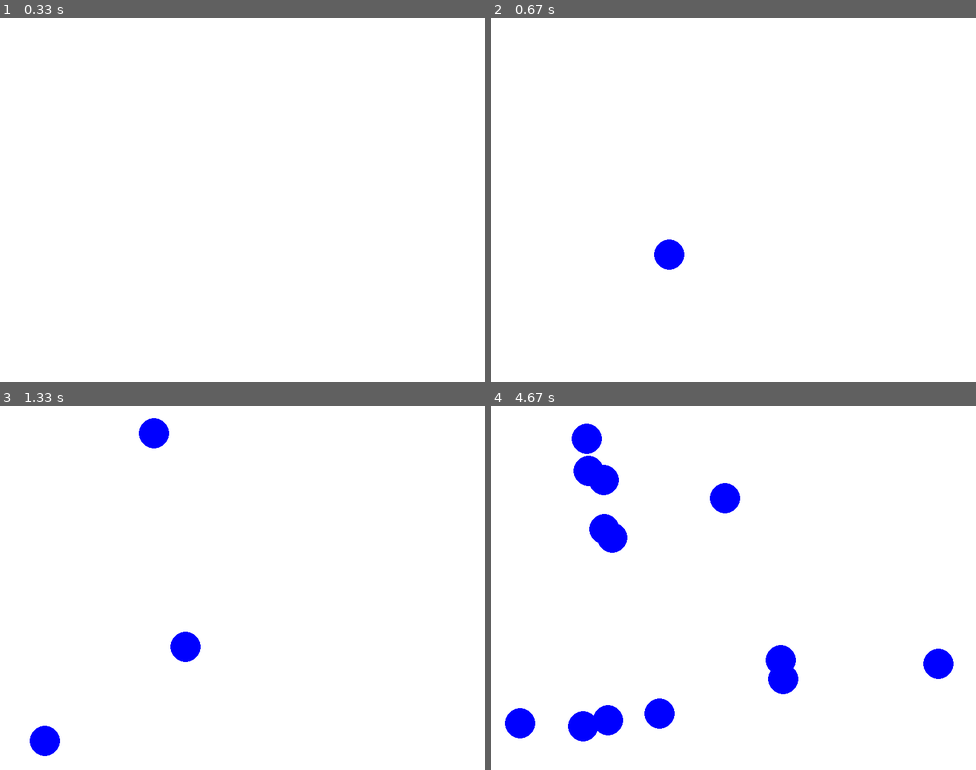
Above: before the commit, frames 1-4 (two rows, left to right).
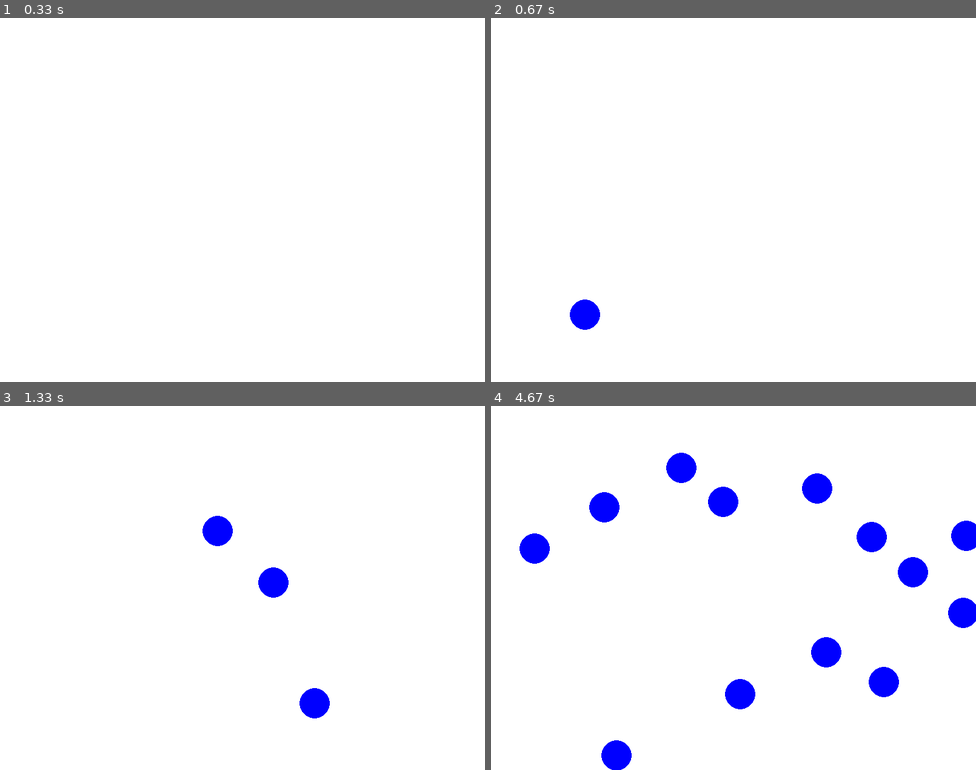
Above: after the commit, the same moments.

Repository: Lurtus/Ball_game_pygame
Game: pygame game, started from BallGame4.py
Same seed, same stepped clock (60 frames per second), same inputs: the game is played once before the commit and once after it.
Inputs (mouse positions are in pixels of both pictures, inside the frame that each line leads up to):
- Up to frame 1 (0.33 s): no input
- Up to frame 2 (0.67 s): click (714, 214) at 0.38 s
- Up to frame 3 (1.33 s): click (92, 533) at 0.72 s; click (116, 453) at 1.05 s
- Up to frame 4 (4.67 s): click (738, 624) at 1.38 s; click (665, 511) at 1.72 s; click (908, 558) at 2.05 s; click (903, 660) at 2.38 s; click (840, 500) at 2.75 s; click (908, 671) at 3.22 s; click (626, 522) at 3.55 s; click (685, 573) at 3.88 s; click (641, 500) at 4.22 s; click (563, 715) at 4.55 s

Frame 1 is identical in both runs. In frame 2, 0.8% of the frame differs, in the area x 16-40%, y 60-86%; in frame 3, 2.4%; in frame 4, 9.1%, in the area x 2-100%, y 4-100%.

Commit message:
Add files via upload

Diff:
--- a/BallGame4.py
+++ b/BallGame4.py
@@ -35,23 +35,26 @@
         self.surf.fill([255,255,255])
         self.surf.set_colorkey([255,255,255], RLEACCEL) #Masks the white color. #which color is transparent. RLEACCEL optional, faster rendering on non-acclerated displays
 
-        self.coords = coords
         self.radius = radius
         self.rect = self.surf.get_rect(center = coords)
-
+        self.coords = np.array(self.rect)
         self.mass = 1
 
         #self.speed = random.randint(5,20)
-        self.speed = 15
+        self.speed = 10
         theta = random.uniform(0,np.pi*2)
+        #theta = 0
         self.veldir = np.array([np.cos(theta), np.sin(theta)])
 
     def update(self):
 
 
-        vel = self.speed*self.veldir
+        vel = np.round(self.speed*self.veldir)
         self.rect.move_ip(vel) #Kanske blir avrundingsfel här? Bollar hamnar utanför skärmen ibland.
-        self.coords = self.coords + vel
+
+        self.coords = np.round(np.array([self.rect[0]+(self.radius+1)/2, self.rect[1]+(self.radius+1)/2])) #Plus 1 or not on radius?
+
+        #self.coords = self.coords + vel
 
         if self.coords[0]-self.radius < 0 or self.coords[0]+self.radius >= SCREEN_WIDTH:
             self.veldir[0] = -self.veldir[0]
@@ -73,42 +76,49 @@
     coll_dir = coll_dir/(np.sqrt(coll_dir[0]**2+coll_dir[1]**2))
 
     #Solve second degree equation to compute magnitude of collision force
-    v1 = ball1.speed*ball1.veldir
-    v2 = ball2.speed*ball2.veldir
+    v1 = np.round(ball1.speed*ball1.veldir)
+    v2 = np.round(ball2.speed*ball2.veldir)
 
     relv = v2-v1
     speed_relv = np.sqrt(relv[0]**2+relv[1]**2)
-    di = speed_relv*d
+
+    m1 = ball1.mass
+    m2 = ball2.mass
+
+    di = speed_relv*d/m1
 
     sp1 = v1[0]*coll_dir[0]+v1[1]*coll_dir[1]
     sp2 = -v2[0]*coll_dir[0]-v2[1]*coll_dir[1]
 
-    p = (ball1.mass*sp1 + ball2.mass*sp2)
+    p = m2/m1*(sp1 + sp2)
 
     k1 = -p/2 + 0.5*np.sqrt(p**2+4*di)
     k2 = -p/2 - 0.5*np.sqrt(p**2+4*di)
 
 
     if p < 0.0:
-        k = np.max([k1,k2])
+        k = k1
     else:
-        k = np.min([k1,k2])
+        k = k2
 
     #Update the velocities of ball1 and ball2
     #I should not alter the attributes directly, but rather define set and get commands...
     v1_new = v1+k*coll_dir
-    v2_new = v2-k*coll_dir
+    v2_new = v2-k*coll_dir*m1/m2
 
-    print(ball1.speed)
-    print(ball2.speed)
+    speed1 = np.sqrt(v1[0]**2+v1[1]**2)
+    speed2 = np.sqrt(v2[0]**2+v2[1]**2)
+
+#    print(speed1)
+#    print(speed2)
 
 
     ball1.speed = np.sqrt(v1_new[0]**2 + v1_new[1]**2 ) #Should be conserved when d = 0
     ball2.speed = np.sqrt(v2_new[0]**2 + v2_new[1]**2 ) # should be conserved when d = 0
 
-    print(ball1.speed)
-    print(ball2.speed)
-
+#    print(ball1.speed)
+#    print(ball2.speed)
+    #Could actually be due to round off errors and the pixel size approach?
 
     ball1.veldir = v1_new/ball1.speed
     ball2.veldir = v2_new/ball2.speed
@@ -119,7 +129,8 @@
 #    print(k1)
 #    print(k2)
 #    print(p)
-    print('--------')
+#    print(k)
+#    print('--------')
     #pdb.set_trace()
 
 #Main game:
@@ -154,8 +165,14 @@
 
 
     other_balls = balls.copy()
+
+    totK = 0
+
     for ball in balls:
         screen.blit(ball.surf,ball.rect)
+
+        totK += 0.5*ball.mass*ball.speed**2
+
 
         if len(other_balls) > 1:
 
@@ -166,13 +183,16 @@
 
                     collision(ball,other_ball,coll_dissipation)
 
+
+
                     #ball.speed = 0
                     #other_ball.speed = 0
 
 
+    print(totK)
 
     balls.update()
 
 
     pygame.display.flip()
-    clock.tick(30)
+    clock.tick(100)
Not shown, changed: CollisionEvent.pdf
